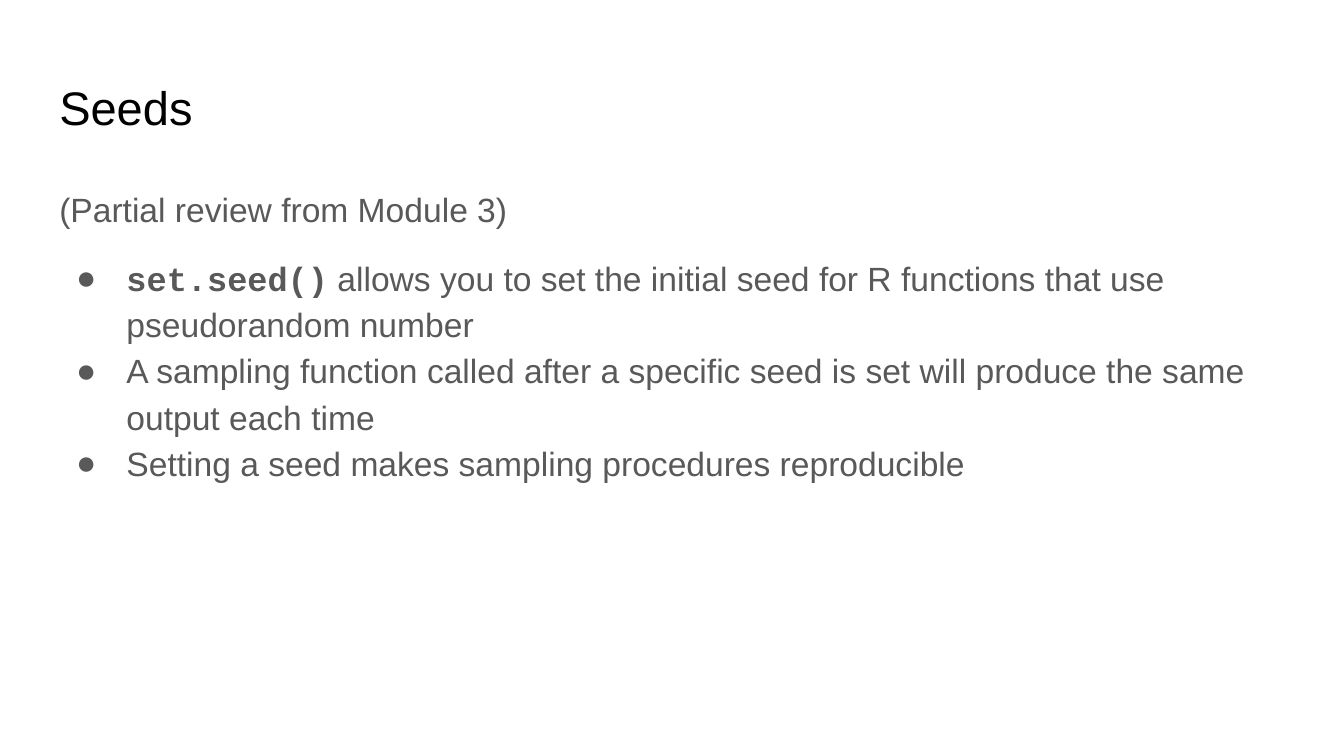
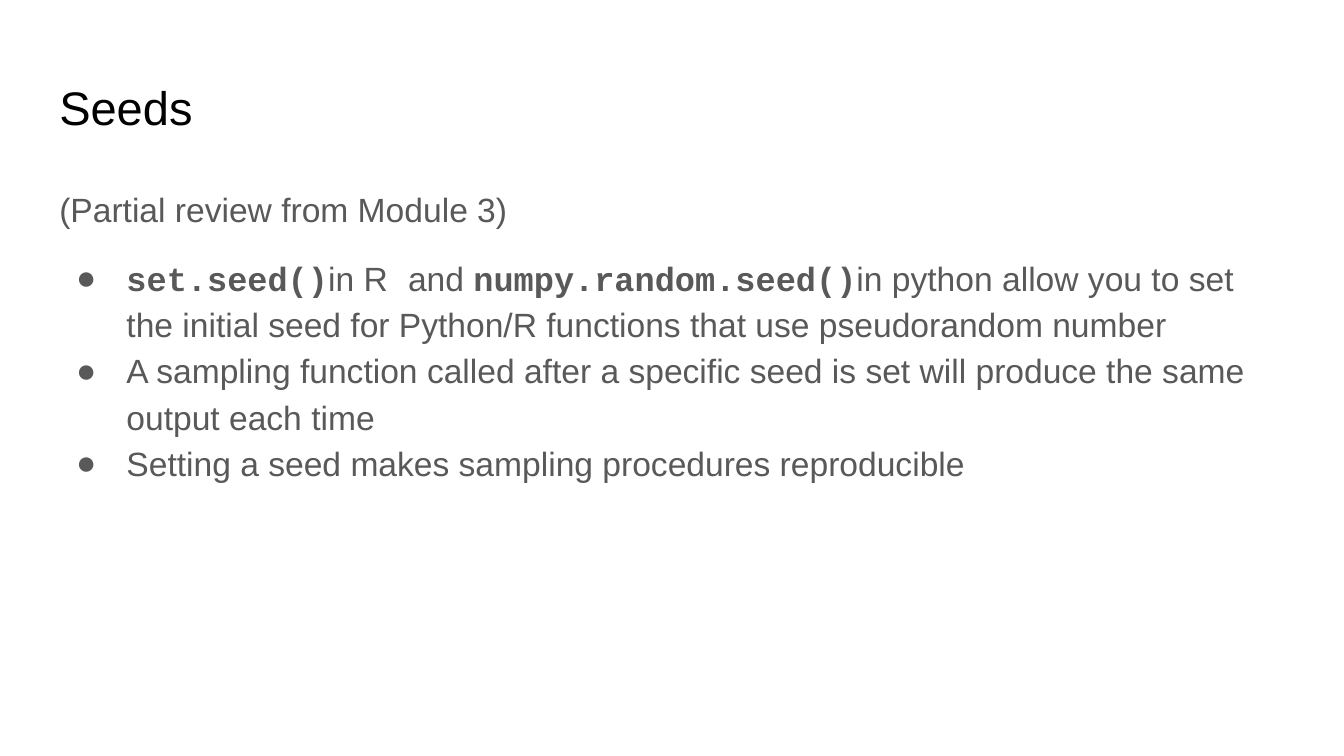
Before and after one commit to UofT-DSI/sampling, a slide deck: slide 5 of lectures/13-Reproducibility-slides.pptx. Drawn at 1344x756 pixels with LibreOffice and Linux fonts; fonts in the diff are those of the drawing. Boxes give left, top, right and bottom in pixels: in the first picture for what was removed or moved away, otherwise in the second. Text is boxed around its words. In the diff, an @@ line names an element or a change of style, - is before the commit and + after.

```diff
--- a/lectures/13-Reproducibility-slides.pptx
+++ b/lectures/13-Reproducibility-slides.pptx
@@ text at box(126, 266, 1234, 343): text changed @@
-● set.seed() allows you to set the initial seed for R functions that use pseudorandom number
+● set.seed()in R and numpy.random.seed()in python allow you to set the initial seed for Python/R functions that use pseudorandom number
```
Also in this commit, not shown: 6 other slides changed, 1 slide added, 21 other files.
